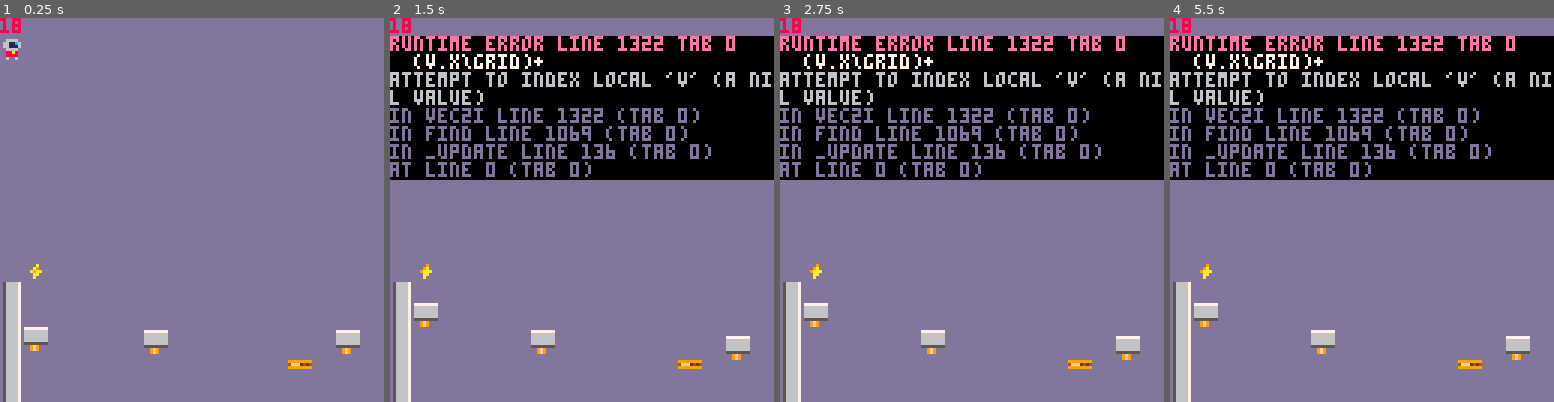
Above: before the commit, frames 1-4 (left to right).
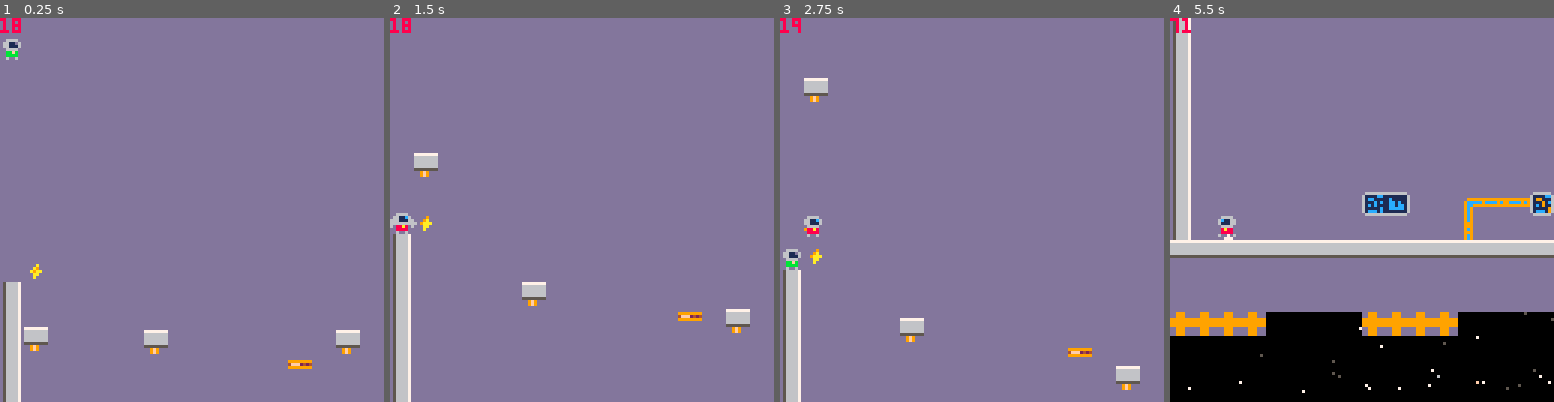
Above: after the commit, the same moments.

Repository: jgradim/gameoff-2020
Game: PICO-8 cartridge moonshot.p8
The game is run twice, just before and just after one commit, with the same random seed, the same clock (stepped at 60 frames per second) and the same inputs.
Inputs:
- Up to frame 1 (0.25 s): no input
- Up to frame 2 (1.5 s): tap X (X key) at 0.33, 1.07 s; tap O (Z key) at 0.7 s
- Up to frame 3 (2.75 s): hold Right 1.6-2.1 s; tap O (Z key) at 1.7, 2.1, 2.5 s; tap X (X key) at 1.85 s; hold Up 2.15-2.42 s; hold Right from 2.47 s (still down)
- Up to frame 4 (5.5 s): tap O (Z key) every 0.4 s from 2.9 to 5.3 s; tap X (X key) at 2.97, 4.08, 5.2 s; release Right at 3.03 s; hold Left 3.08-3.58 s; hold Down 3.63-3.97 s; hold Right 4.02-4.68 s; hold Up 4.73-5.03 s; hold Left from 5.08 s (still down)

The runs differ from the first frame. In frame 1, less than 0.1% of the frame differs, in the area x 1-5%, y 6-11%; in frame 2, 36%; in frame 3, 36%; in frame 4, 64%, in the area x 0-100%, y 0-100%.
Error before the commit: runtime error line 1322 tab 0; (v.x\grid)+; attempt to index local 'v' (a nil value)

Commit message:
Make players selectable

Diff:
--- a/moonshot.p8
+++ b/moonshot.p8
@@ -106,12 +106,11 @@
  mcns=init_mechanics()
 
  --characters
- player=init_player()
- npcs={
-  --init_npc(jump,{1,0,12,5,8,9}),
-  --init_npc(glide,{8,11,10,15,12,13}),
+ playerlikes={
+  init_player(double_jump),
+  init_player(jump,{1,0,12,5,8,9}),
+  init_player(glide,{8,11,10,15,12,13}),
  }
- playerlikes={player,unpack(npcs)}
 
  --fxs
  init_bg_fxs()
@@ -122,32 +121,32 @@
 
 function update(o) return o:update() end
 
+function player() return playerlikes[1] end
 fps=30
 function _update()
  --input
  player_btns={"⬅️","➡️","⬆️"}
  for i=1,#player_btns do
   if btn(i-1) then
-   fn=player[player_btns[i]]
-   if (fn) fn(player,btnp(i-1))
-  end
+   fn=player()[player_btns[i]]
+   if (fn) fn(player(),btnp(i-1))
+  end
+ end
+ if btnp(❎) then
+   local new_player = deli(playerlikes, #playerlikes)
+   add(playerlikes, new_player, 1)
  end
  if btnp(🅾️) then
   if path.found then
    path:apply()
   else
-   path:find(
-    npcs[2],
-    npcs[2],
-    player
-   )
+   path:find(unpack(playerlikes))
   end
  end
 
  --characters
- update_player(player)
  path:update()
- foreach(npcs,update_npc)
+ foreach(playerlikes, update_player)
 
  --mechanics
  foreach(mcns,update)
@@ -176,13 +175,12 @@
  foreach(mcns,draw)
 
  --characters
- foreach(npcs,draw_npc)
- draw_player(player)
+ foreach(playerlikes,draw_player)
 
  --camera
  camera(
-  mid(0,player.x-64,960),
-  mid(0,player.y-64,256)
+  mid(0,player().x-64,960),
+  mid(0,player().y-64,256)
  )
 
  foreach(sparks,draw)
@@ -364,7 +362,7 @@
 --]]
 
 -->8
---characters:entity,player,npcs
+--characters:entity,player
 
 ------------
 ---player---
@@ -373,7 +371,8 @@
 run_accel=0.55
 jump_accel=2.55
 
-function init_player()
+function init_player(⬆️, color_map)
+ if ⬆️ == nil then ⬆️ = glide end
  return {
   x=0,
   y=0,
@@ -395,7 +394,9 @@
 
   ⬅️=run_left,
   ➡️=run_right,
-  ⬆️=glide,
+  ⬆️=⬆️,
+
+  color_map=color_map,
  }
 end
 
@@ -514,35 +515,17 @@
 end
 
 function draw_player(p)
+ if p.color_map then
+   for i=1,#p.color_map,2 do
+    pal(
+     p.color_map[i],
+     p.color_map[i+1]
+    )
+   end
+ end
  spr(p.sp,p.x,p.y,1,1,p.flp)
-end
-
----------
----npc---
----------
-
-function init_npc(⬆️,color_map)
- return class(init_player(),{
-  ⬆️=⬆️,
-  color_map=color_map
- })
-end
-
-function update_npc(n)
- update_player(n)
-end
-
-function draw_npc(n)
- for i=1,#n.color_map,2 do
-  pal(
-   n.color_map[i],
-   n.color_map[i+1]
-  )
- end
- draw_player(n)
  pal()
 end
-
 -->8
 --mechanics:platforms,doors,etc
 
@@ -1234,8 +1217,8 @@
    for i=1,15 do
     local tap=i==1 and
      btns!=prev_btns
-    move_npc(cur,btns,tap)
-    update_npc(cur)
+    move_player(cur,btns,tap)
+    update_player(cur)
     add(cur.btns,{btns,tap})
 
     local bounds={
@@ -1255,11 +1238,11 @@
  end,
 }
 
---move npc
---invokes btns as npc functions
-function move_npc(npc,btns,tap)
+--move player
+--invokes btns as player functions
+function move_player(p,btns,tap)
  for i=1,#btns do
-  npc[sub(btns,i,i)](npc,tap)
+  p[sub(btns,i,i)](p,tap)
  end
 end
 
